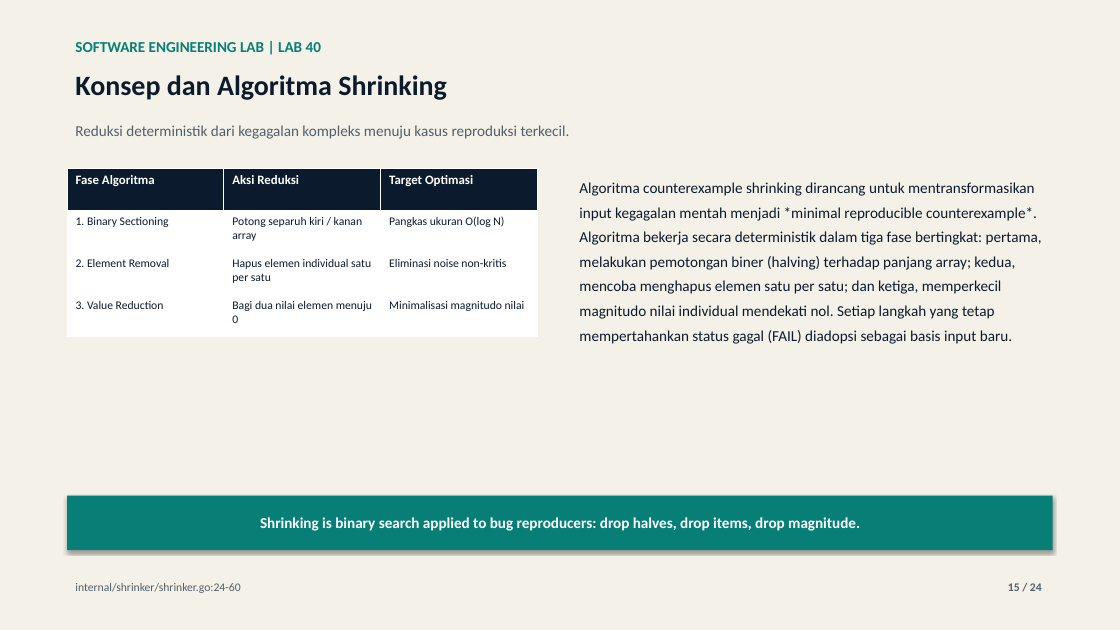
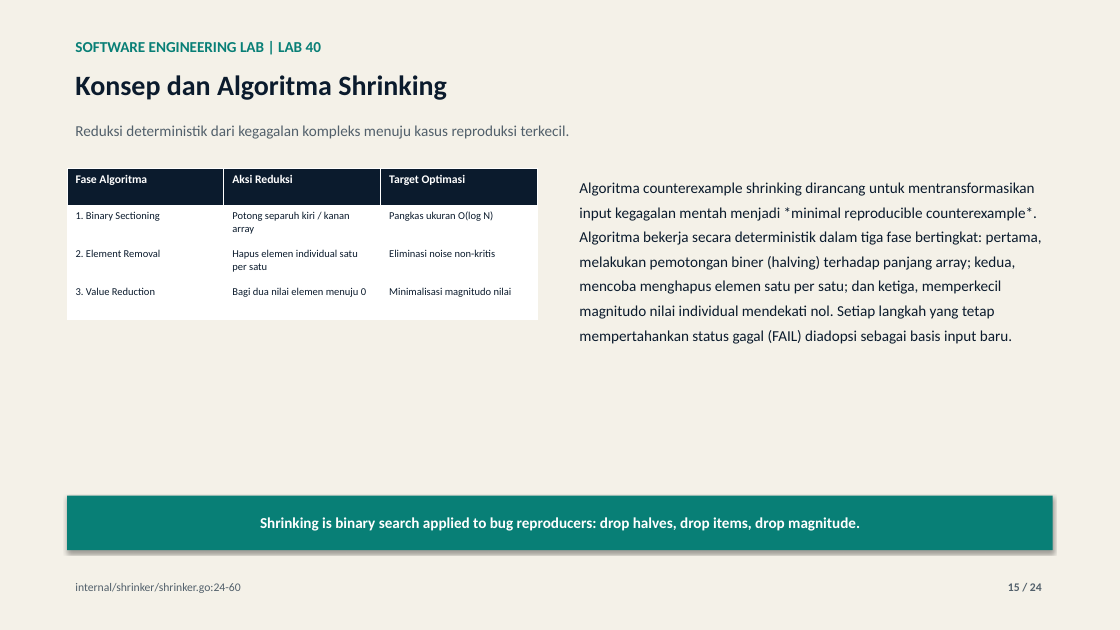
Before and after one commit to lukman-ss/software-engineering-lab, a slide deck: slide 15 of labs/40-property-based-testing/result/linkedin/lab-40-property-based-testing-carousel.pptx. Drawn at 1120x630 pixels with LibreOffice and Linux fonts; fonts in the diff are those of the drawing. Boxes give left, top, right and bottom in pixels: in the first picture for what was removed or moved away, otherwise in the second. Text is boxed around its words. In the diff, an @@ line names an element or a change of style, - is before the commit and + after.

```diff
--- a/labs/40-property-based-testing/result/linkedin/lab-40-property-based-testing-carousel.pptx
+++ b/labs/40-property-based-testing/result/linkedin/lab-40-property-based-testing-carousel.pptx
@@ table at [67,168,539,319] @@
@@ size 11 to 10 pt in "Fase Algoritma", "Aksi Reduksi", "Target Optimasi" @@
@@ size 10 to 9 pt in "1. Binary Sectioning", "Potong separuh kiri / kanan array", "Pangkas ukuran O(log N)", "2. Element Removal" and 5 more places @@
```
Also in this commit, not shown: 7 other slides changed, 31 other files.
